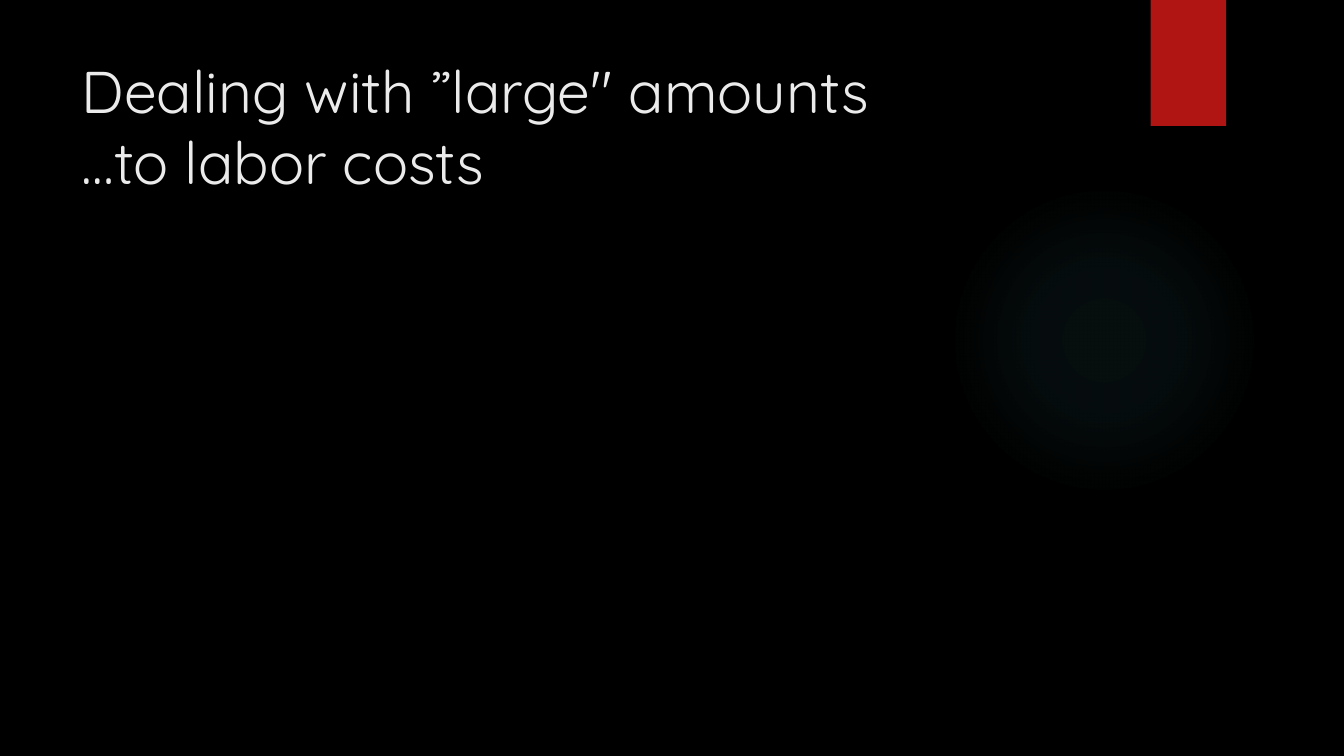
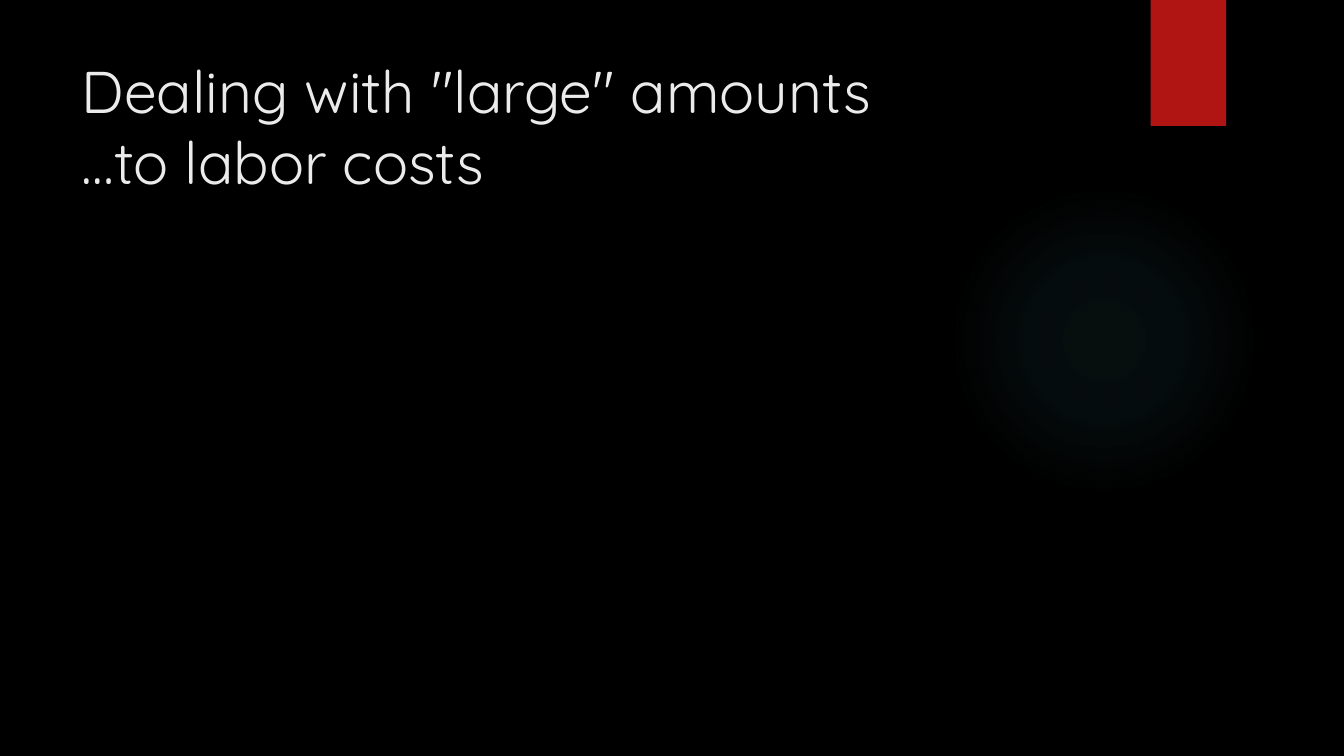
Before and after one commit to dennisdietrich/First180Days, a slide deck: slide 25 of Sitting in meetings all day long.pptx. Drawn at 1344x756 pixels with LibreOffice and Linux fonts; fonts in the diff are those of the drawing; background and template pictures are left out. Boxes give left, top, right and bottom in pixels: in the first picture for what was removed or moved away, otherwise in the second. Text is boxed around its words. In the diff, an @@ line names an element or a change of style, - is before the commit and + after.

```diff
--- a/Sitting in meetings all day long.pptx
+++ b/Sitting in meetings all day long.pptx
@@ title at [81,69,871,185]: text changed @@
-Dealing with ”large" amounts
-…to labor costs
+Dealing with "large" amounts
+…to labor costs
```
Also in this commit, not shown: 4 other slides changed.
